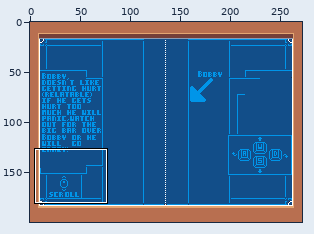
A sprite sheet gets an edit: data/graphics/images/blueprint.png. The first picture is a wide view before the edit; the outline marks the close-up.
Close-up. Old version:
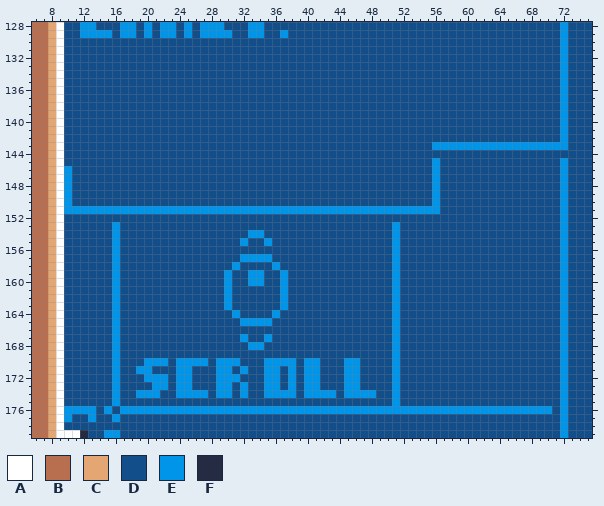
The file is 272x200 pixels. Shown: x 6..75, y 128..179.
Palette (. is transparent): A #ffffff  B #b86f50  C #e4a672  D #124e89  E #0095e9  F #262b44
Pixels before (only the part around the change), first column x 6:
128 BBCADDEEDDDEEDEDEEDEDEEEDDDEEDDDDDDDDDDDDDDDDDDDDDDDDDDDDDDDDDDDDDEDDD
129 BBCADDEEEEDEEDEDEEDEDEEEEDDEEDDEDDDDDDDDDDDDDDDDDDDDDDDDDDDDDDDDDDEDDD
130 BBCADDDDDDDDDDDDDDDDDDDDDDDDDDDDDDDDDDDDDDDDDDDDDDDDDDDDDDDDDDDDDDEDDD
131 BBCADDDDDDDDDDDDDDDDDDDDDDDDDDDDDDDDDDDDDDDDDDDDDDDDDDDDDDDDDDDDDDEDDD
132 BBCADDDDDDDDDDDDDDDDDDDDDDDDDDDDDDDDDDDDDDDDDDDDDDDDDDDDDDDDDDDDDDEDDD
133 BBCADDDDDDDDDDDDDDDDDDDDDDDDDDDDDDDDDDDDDDDDDDDDDDDDDDDDDDDDDDDDDDEDDD
134 BBCADDDDDDDDDDDDDDDDDDDDDDDDDDDDDDDDDDDDDDDDDDDDDDDDDDDDDDDDDDDDDDEDDD
135 BBCADDDDDDDDDDDDDDDDDDDDDDDDDDDDDDDDDDDDDDDDDDDDDDDDDDDDDDDDDDDDDDEDDD
136 BBCADDDDDDDDDDDDDDDDDDDDDDDDDDDDDDDDDDDDDDDDDDDDDDDDDDDDDDDDDDDDDDEDDD
137 BBCADDDDDDDDDDDDDDDDDDDDDDDDDDDDDDDDDDDDDDDDDDDDDDDDDDDDDDDDDDDDDDEDDD
138 BBCADDDDDDDDDDDDDDDDDDDDDDDDDDDDDDDDDDDDDDDDDDDDDDDDDDDDDDDDDDDDDDEDDD
139 BBCADDDDDDDDDDDDDDDDDDDDDDDDDDDDDDDDDDDDDDDDDDDDDDDDDDDDDDDDDDDDDDEDDD
140 BBCADDDDDDDDDDDDDDDDDDDDDDDDDDDDDDDDDDDDDDDDDDDDDDDDDDDDDDDDDDDDDDEDDD
141 BBCADDDDDDDDDDDDDDDDDDDDDDDDDDDDDDDDDDDDDDDDDDDDDDDDDDDDDDDDDDDDDDEDDD
142 BBCADDDDDDDDDDDDDDDDDDDDDDDDDDDDDDDDDDDDDDDDDDDDDDDDDDDDDDDDDDDDDDEDDD
143 BBCADDDDDDDDDDDDDDDDDDDDDDDDDDDDDDDDDDDDDDDDDDDDDDEEEEEEEEEEEEEEEEEDDD
144 BBCADDDDDDDDDDDDDDDDDDDDDDDDDDDDDDDDDDDDDDDDDDDDDDDDDDDDDDDDDDDDDDDDDD
145 BBCADDDDDDDDDDDDDDDDDDDDDDDDDDDDDDDDDDDDDDDDDDDDDDEDDDDDDDDDDDDDDDEDDD
146 BBCAEDDDDDDDDDDDDDDDDDDDDDDDDDDDDDDDDDDDDDDDDDDDDDEDDDDDDDDDDDDDDDEDDD
147 BBCAEDDDDDDDDDDDDDDDDDDDDDDDDDDDDDDDDDDDDDDDDDDDDDEDDDDDDDDDDDDDDDEDDD
148 BBCAEDDDDDDDDDDDDDDDDDDDDDDDDDDDDDDDDDDDDDDDDDDDDDEDDDDDDDDDDDDDDDEDDD
149 BBCAEDDDDDDDDDDDDDDDDDDDDDDDDDDDDDDDDDDDDDDDDDDDDDEDDDDDDDDDDDDDDDEDDD
150 BBCAEDDDDDDDDDDDDDDDDDDDDDDDDDDDDDDDDDDDDDDDDDDDDDEDDDDDDDDDDDDDDDEDDD
151 BBCAEEEEEEEEEEEEEEEEEEEEEEEEEEEEEEEEEEEEEEEEEEEEEEEDDDDDDDDDDDDDDDEDDD
152 BBCADDDDDDDDDDDDDDDDDDDDDDDDDDDDDDDDDDDDDDDDDDDDDDDDDDDDDDDDDDDDDDEDDD
153 BBCADDDDDDEDDDDDDDDDDDDDDDDDDDDDDDDDDDDDDDDDDEDDDDDDDDDDDDDDDDDDDDEDDD
154 BBCADDDDDDEDDDDDDDDDDDDDDDDEEDDDDDDDDDDDDDDDDEDDDDDDDDDDDDDDDDDDDDEDDD
155 BBCADDDDDDEDDDDDDDDDDDDDDDEDDEDDDDDDDDDDDDDDDEDDDDDDDDDDDDDDDDDDDDEDDD
156 BBCADDDDDDEDDDDDDDDDDDDDDDDDDDDDDDDDDDDDDDDDDEDDDDDDDDDDDDDDDDDDDDEDDD
157 BBCADDDDDDEDDDDDDDDDDDDDDDEEEEDDDDDDDDDDDDDDDEDDDDDDDDDDDDDDDDDDDDEDDD
158 BBCADDDDDDEDDDDDDDDDDDDDDEDDDDEDDDDDDDDDDDDDDEDDDDDDDDDDDDDDDDDDDDEDDD
159 BBCADDDDDDEDDDDDDDDDDDDDEDDEEDDEDDDDDDDDDDDDDEDDDDDDDDDDDDDDDDDDDDEDDD
160 BBCADDDDDDEDDDDDDDDDDDDDEDDEEDDEDDDDDDDDDDDDDEDDDDDDDDDDDDDDDDDDDDEDDD
161 BBCADDDDDDEDDDDDDDDDDDDDEDDDDDDEDDDDDDDDDDDDDEDDDDDDDDDDDDDDDDDDDDEDDD
162 BBCADDDDDDEDDDDDDDDDDDDDEDDDDDDEDDDDDDDDDDDDDEDDDDDDDDDDDDDDDDDDDDEDDD
163 BBCADDDDDDEDDDDDDDDDDDDDEDDDDDDEDDDDDDDDDDDDDEDDDDDDDDDDDDDDDDDDDDEDDD
164 BBCADDDDDDEDDDDDDDDDDDDDDEDDDDEDDDDDDDDDDDDDDEDDDDDDDDDDDDDDDDDDDDEDDD
165 BBCADDDDDDEDDDDDDDDDDDDDDDEEEEDDDDDDDDDDDDDDDEDDDDDDDDDDDDDDDDDDDDEDDD
166 BBCADDDDDDEDDDDDDDDDDDDDDDDDDDDDDDDDDDDDDDDDDEDDDDDDDDDDDDDDDDDDDDEDDD
167 BBCADDDDDDEDDDDDDDDDDDDDDDEDDEDDDDDDDDDDDDDDDEDDDDDDDDDDDDDDDDDDDDEDDD
168 BBCADDDDDDEDDDDDDDDDDDDDDDDEEDDDDDDDDDDDDDDDDEDDDDDDDDDDDDDDDDDDDDEDDD
169 BBCADDDDDDEDDDDDDDDDDDDDDDDDDDDDDDDDDDDDDDDDDEDDDDDDDDDDDDDDDDDDDDEDDD
170 BBCADDDDDDEDDDEEEDEEEEDEEEDDDEEEEDEEDDDEEDDDDEDDDDDDDDDDDDDDDDDDDDEDDD
171 BBCADDDDDDEDDEEDDDEEDDDEEDEDDEEDEDEEDDDEEDDDDEDDDDDDDDDDDDDDDDDDDDEDDD
172 BBCADDDDDDEDDDEEEDEEDDDEEEDDDEEDEDEEDDDEEDDDDEDDDDDDDDDDDDDDDDDDDDEDDD
173 BBCADDDDDDEDDDDEEDEEDDDEEDEDDEEDEDEEDDDEEDDDDEDDDDDDDDDDDDDDDDDDDDEDDD
174 BBCADDDDDDEDDEEEDDEEEEDEEDEDDEEEEDEEEEDEEEEDDEDDDDDDDDDDDDDDDDDDDDEDDD
175 BBCADDDDDDEDDDDDDDDDDDDDDDDDDDDDDDDDDDDDDDDDDEDDDDDDDDDDDDDDDDDDDDEDDD
176 BBCAEEEEDEDEEEEEEEEEEEEEEEEEEEEEEEEEEEEEEEEEEEEEEEEEEEEEEEEEEEEEEDEDDD
177 BBCAEDDEDDEDDDDDDDDDDDDDDDDDDDDDDDDDDDDDDDDDDDDDDDDDDDDDDDDDDDDDDDEDDD
178 BBCADDDDDDDDDDDDDDDDDDDDDDDDDDDDDDDDDDDDDDDDDDDDDDDDDDDDDDDDDDDDDDEDDD
179 BBCAAAFDDEEDDDDDDDDDDDDDDDDDDDDDDDDDDDDDDDDDDDDDDDDDDDDDDDDDDDDDDDEDDD
The result:
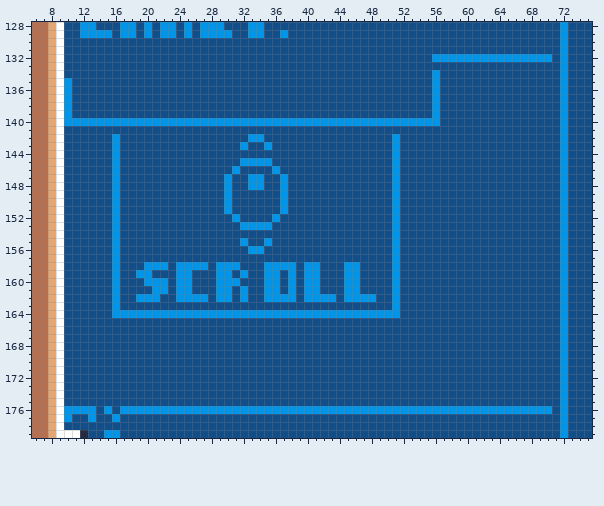
The exact change:
y 132: x 56..70 DDDDDDDDDDDDDDD -> EEEEEEEEEEEEEEE
y 134: x 56 D -> E
y 135..139: x 10 D -> E; x 56 D -> E
y 140: x 10..56 DDDDDDDDDDDDDDDDDDDDDDDDDDDDDDDDDDDDDDDDDDDDDDD -> EEEEEEEEEEEEEEEEEEEEEEEEEEEEEEEEEEEEEEEEEEEEEEE
y 142: x 16 D -> E; x 33..34 DD -> EE; x 51 D -> E
y 143: x 16 D -> E; x 32 D -> E; x 35 D -> E; x 51 D -> E; x 56..71 EEEEEEEEEEEEEEEE -> DDDDDDDDDDDDDDDD
y 144: x 16 D -> E; x 51 D -> E; x 72 D -> E
y 145: x 16 D -> E; x 32..35 DDDD -> EEEE; x 51 D -> E; x 56 E -> D
y 146: x 10 E -> D; x 16 D -> E; x 31 D -> E; x 36 D -> E; x 51 D -> E; x 56 E -> D
y 147..148: x 10 E -> D; x 16 D -> E; x 30 D -> E; x 33..34 DD -> EE; x 37 D -> E; x 51 D -> E; x 56 E -> D
y 149..150: x 10 E -> D; x 16 D -> E; x 30 D -> E; x 37 D -> E; x 51 D -> E; x 56 E -> D
y 151: x 10..15 EEEEEE -> DDDDDD; x 17..29 EEEEEEEEEEEEE -> DDDDDDDDDDDDD; x 31..36 EEEEEE -> DDDDDD; x 38..50 EEEEEEEEEEEEE -> DDDDDDDDDDDDD; x 52..56 EEEEE -> DDDDD
y 152: x 16 D -> E; x 31 D -> E; x 36 D -> E; x 51 D -> E
y 153: x 32..35 DDDD -> EEEE
y 154: x 33..34 EE -> DD
y 156: x 33..34 DD -> EE
y 157: x 32..35 EEEE -> DDDD
y 158: x 20..22 DDD -> EEE; x 24..27 DDDD -> EEEE; x 29..30 DD -> EE; x 35 D -> E; x 37..38 DD -> EE; x 40..41 DD -> EE; x 45..46 DD -> EE
y 159: x 19..20 DD -> EE; x 24..25 DD -> EE; x 29 D -> E; x 32..38 DEEDDED -> EDDEEDE; x 40..41 DD -> EE; x 45..46 DD -> EE
y 160: x 20..22 DDD -> EEE; x 24..25 DD -> EE; x 29 D -> E; x 31 D -> E; x 33..38 EEDDED -> DDEEDE; x 40..41 DD -> EE; x 45..46 DD -> EE
y 161: x 21..22 DD -> EE; x 24..25 DD -> EE; x 29 D -> E; x 32 D -> E; x 35..38 DDED -> EEDE; x 40..41 DD -> EE; x 45..46 DD -> EE
y 162: x 19..21 DDD -> EEE; x 24..27 DDDD -> EEEE; x 29 D -> E; x 32 D -> E; x 35..36 DD -> EE; x 38 D -> E; x 40..43 DDDD -> EEEE; x 45..48 DDDD -> EEEE
y 163: x 30 E -> D; x 37 E -> D
y 164: x 17..30 DDDDDDDDDDDDDD -> EEEEEEEEEEEEEE; x 32..35 DDDD -> EEEE; x 37..50 DDDDDDDDDDDDDD -> EEEEEEEEEEEEEE
y 165: x 16 E -> D; x 32..35 EEEE -> DDDD; x 51 E -> D
y 166: x 16 E -> D; x 51 E -> D
y 167: x 16 E -> D; x 32 E -> D; x 35 E -> D; x 51 E -> D
y 168: x 16 E -> D; x 33..34 EE -> DD; x 51 E -> D
y 169: x 16 E -> D; x 51 E -> D
y 170: x 16 E -> D; x 20..22 EEE -> DDD; x 24..27 EEEE -> DDDD; x 29..31 EEE -> DDD; x 35..38 EEEE -> DDDD; x 40..41 EE -> DD; x 45..46 EE -> DD; x 51 E -> D
y 171: x 16 E -> D; x 19..20 EE -> DD; x 24..25 EE -> DD; x 29..30 EE -> DD; x 32 E -> D; x 35..36 EE -> DD; x 38 E -> D; x 40..41 EE -> DD; x 45..46 EE -> DD; x 51 E -> D
y 172: x 16 E -> D; x 20..22 EEE -> DDD; x 24..25 EE -> DD; x 29..31 EEE -> DDD; x 35..36 EE -> DD; x 38 E -> D; x 40..41 EE -> DD; x 45..46 EE -> DD; x 51 E -> D
y 173: x 16 E -> D; x 21..22 EE -> DD; x 24..25 EE -> DD; x 29..30 EE -> DD; x 32 E -> D; x 35..36 EE -> DD; x 38 E -> D; x 40..41 EE -> DD; x 45..46 EE -> DD; x 51 E -> D
y 174: x 16 E -> D; x 19..21 EEE -> DDD; x 24..27 EEEE -> DDDD; x 29..30 EE -> DD; x 32 E -> D; x 35..38 EEEE -> DDDD; x 40..43 EEEE -> DDDD; x 45..48 EEEE -> DDDD; x 51 E -> D
y 175: x 16 E -> D; x 51 E -> D
